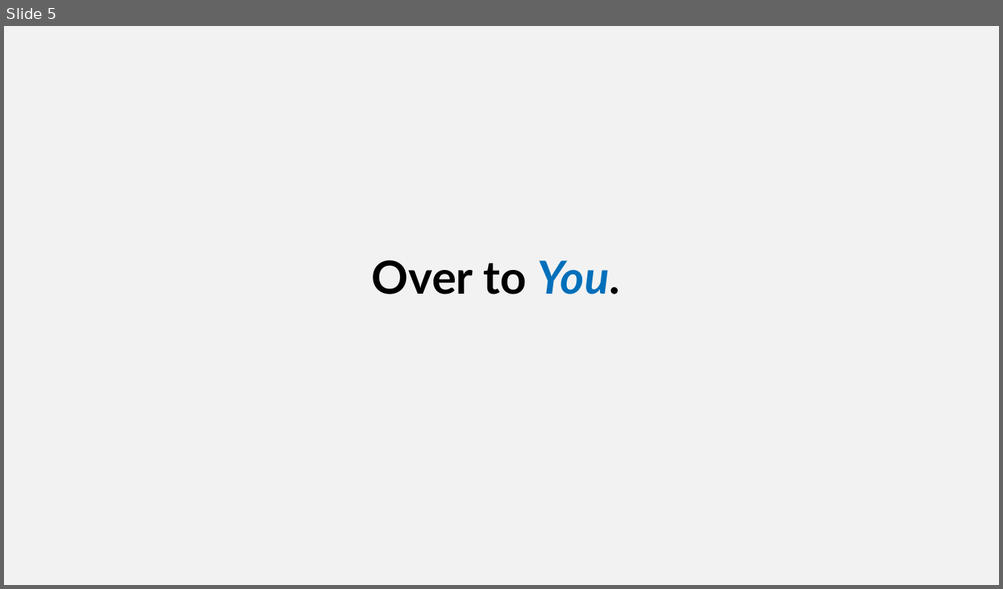
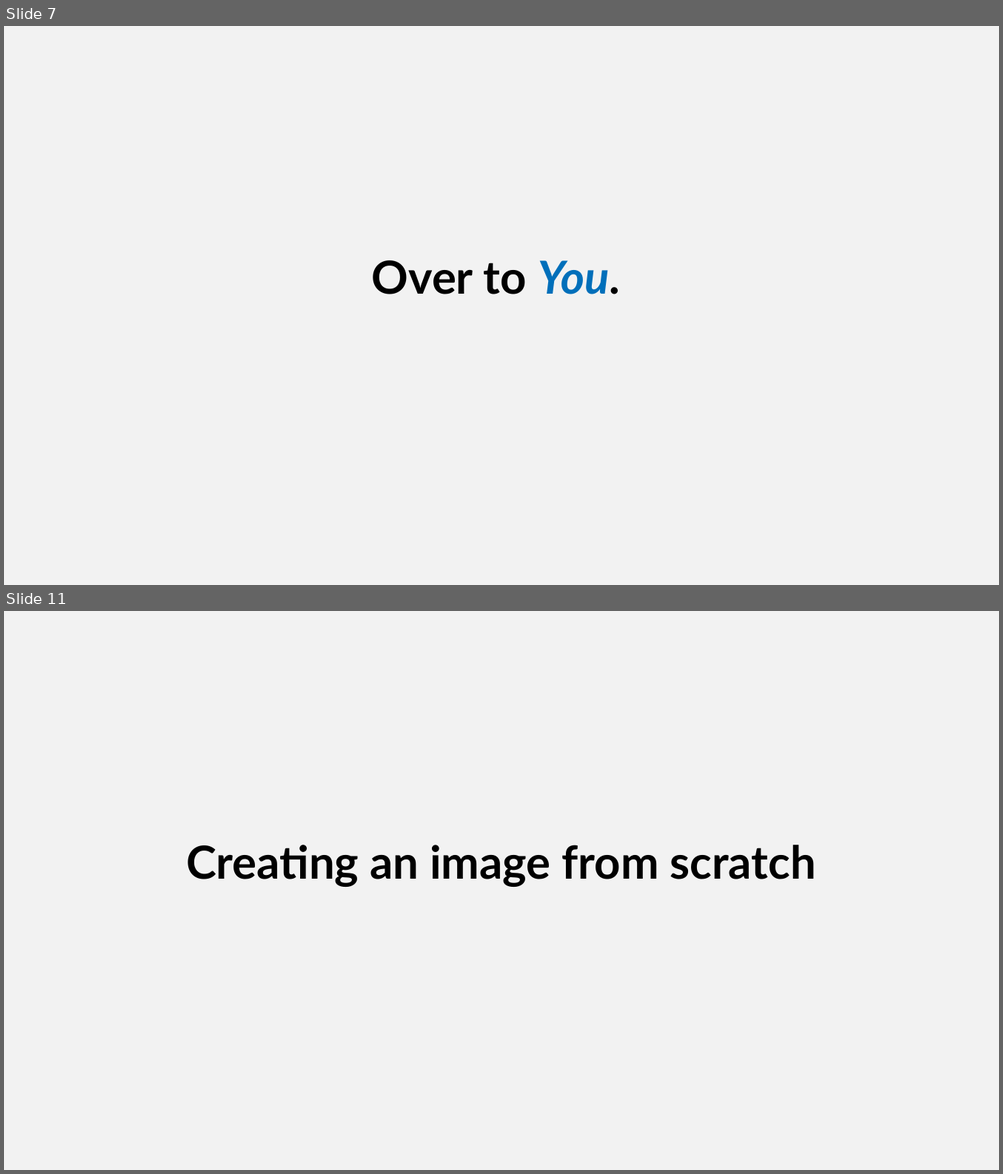
Before and after one commit to SQLShark/MachineLearningFromModelToProduction, a slide deck: Slides/M5 - An Introduction to Docker.pptx. Shown one above the other, each under a label of ours: slide 5 before the commit, slides 7 and 11 after it; the slides between them are not shown. The pictures are 1003x589 and 1003x1174 pixels, drawn with LibreOffice and Linux fonts; fonts in the diff are those of the drawing; background and template pictures are left out. Boxes give left, top, right and bottom in pixels: in the first picture for what was removed or moved away, otherwise in the second. Text is boxed around its words. In the diff, an @@ line names an element or a change of style, - is before the commit and + after.

```diff
--- a/Slides/M5 - An Introduction to Docker.pptx
+++ b/Slides/M5 - An Introduction to Docker.pptx
@@ slide 11 added at [4,611,999,1170], background #F2F2F2 @@
@@ text added at [186,845,816,887], 44 pt, text #000000, bold @@
+Creating an image from scratch
@@ what was slide 5 is now slide 7 @@
```
Also in this commit, not shown: 1 slide changed, 10 other slides added, 6 slides removed, 15 other files.
